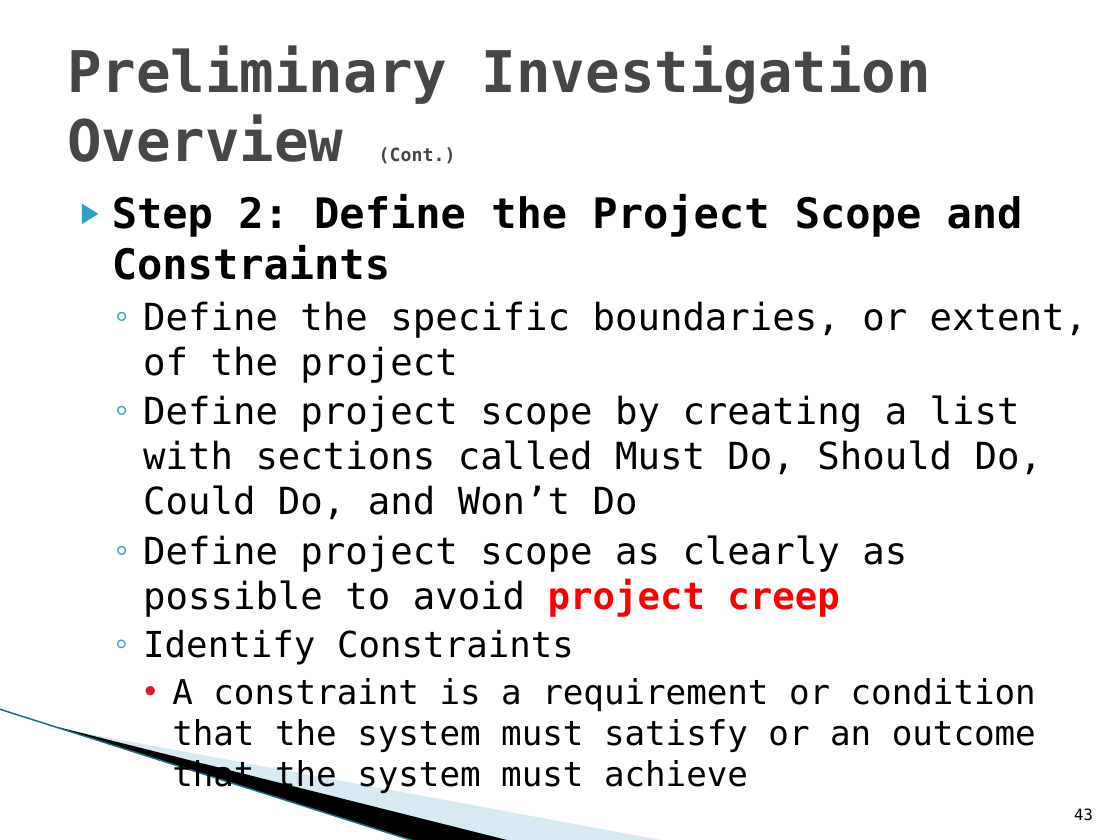
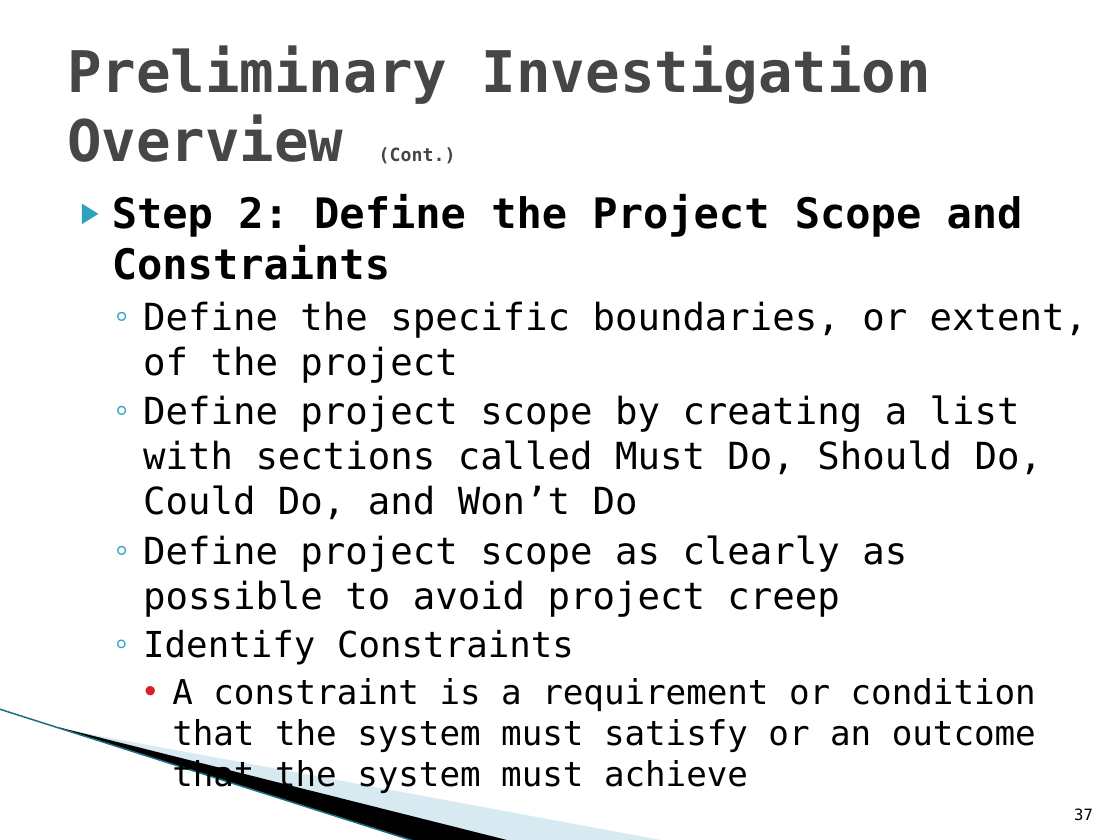
Before and after one commit to HarrisonSuffka/ITSE-1450, a slide deck: slide 37 of Power Points/Chapter 2.pptx (slide 43 before the commit). Drawn at 1120x840 pixels with LibreOffice and Linux fonts; fonts in the diff are those of the drawing; background and template pictures are left out. Boxes give left, top, right and bottom in pixels: in the first picture for what was removed or moved away, otherwise in the second. Text is boxed around its words. In the diff, an @@ line names an element or a change of style, - is before the commit and + after.

```diff
--- a/Power Points/Chapter 2.pptx
+++ b/Power Points/Chapter 2.pptx
@@ text at [143,535,907,616]: text colour #FF0000 to #000000, bold off in "project creep" @@
@@ page number at [1074,808,1093,821]: text changed @@
-43
+37
```
Also in this commit, not shown: 2 other slides changed, 9 slides removed, 7 other files.
